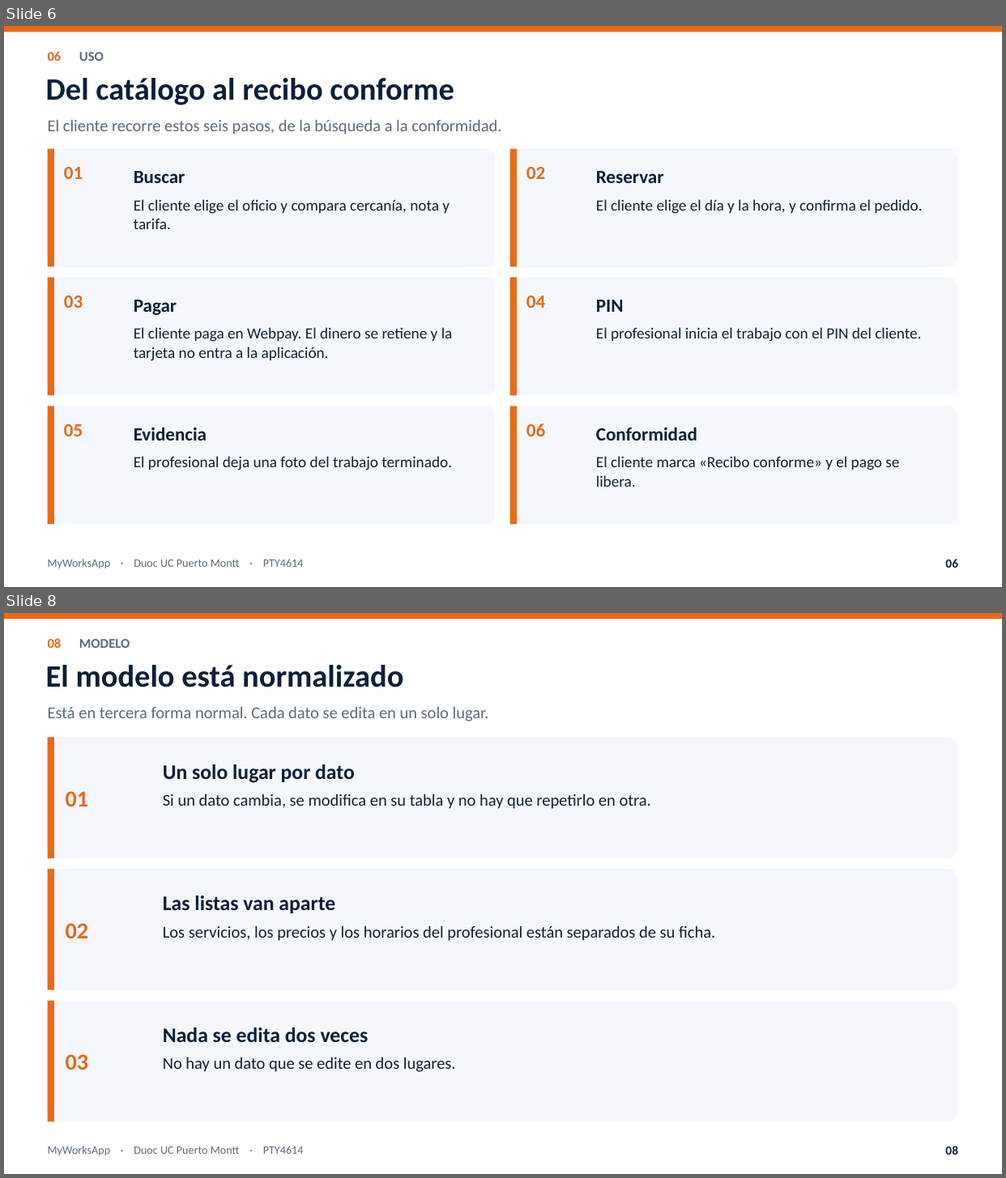
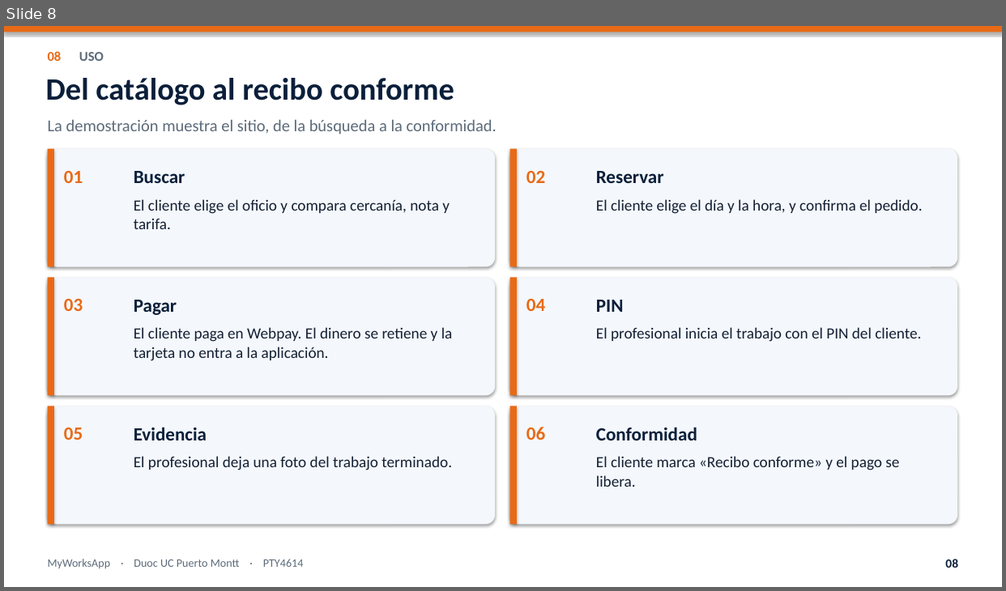
Before and after one commit to nicoussj/Proyecto-Titulo-MyWorksApp, a slide deck: Fase 2/Presentacion_final_MyWorksApp.pptx. Shown one above the other, each under a label of ours: slides 6 and 8 before the commit, slide 8 after it; the slides between them are not shown. The pictures are 1006x1178 and 1006x591 pixels, drawn with LibreOffice and Linux fonts; fonts in the diff are those of the drawing. Boxes give left, top, right and bottom in pixels: in the first picture for what was removed or moved away, otherwise in the second. Text is boxed around its words. In the diff, an @@ line names an element or a change of style, - is before the commit and + after.

```diff
--- a/Fase 2/Presentacion_final_MyWorksApp.pptx
+++ b/Fase 2/Presentacion_final_MyWorksApp.pptx
@@ slide 8 removed at [4,613,1002,1174], background #FFFFFF @@
@@ rectangle removed at [4,613,1002,619] @@
@@ text removed at [48,638,130,648] @@
-08 MODELO
@@ text removed at [46,665,403,688] @@
-El modelo está normalizado
@@ text removed at [48,706,489,722] @@
-Está en tercera forma normal. Cada dato se edita en un solo lugar.
@@ rounded rectangle removed at [48,737,957,858] @@
@@ rectangle removed at [48,737,54,858] @@
@@ text removed at [163,764,355,783] @@
-Un solo lugar por dato
@@ text removed at [66,791,89,807] @@
-01
@@ text removed at [163,794,651,809] @@
-Si un dato cambia, se modifica en su tabla y no hay que repetirlo en otra.
@@ rounded rectangle removed at [48,869,957,990] @@
@@ rectangle removed at [48,869,54,990] @@
@@ text removed at [163,896,335,914] @@
-Las listas van aparte
@@ text removed at [66,923,89,939] @@
-02
@@ text removed at [163,926,715,941] @@
-Los servicios, los precios y los horarios del profesional están separados de su ficha.
@@ rounded rectangle removed at [48,1001,957,1122] @@
@@ rectangle removed at [48,1001,54,1122] @@
@@ text removed at [163,1028,368,1042] @@
-Nada se edita dos veces
@@ text removed at [66,1054,89,1070] @@
-03
@@ text removed at [163,1057,456,1072] @@
-No hay un dato que se edite en dos lugares.
@@ text removed at [48,1146,304,1157] @@
-MyWorksApp · Duoc UC Puerto Montt · PTY4614
@@ text removed at [945,1146,958,1155] @@
-08
@@ what was slide 6 is now slide 8 @@
@@ slide 8 changed as well @@
@@ text at [48,51,104,61]: text changed @@
-06 USO
+08 USO
@@ text at [48,119,496,135]: text changed @@
-El cliente recorre estos seis pasos, de la búsqueda a la conformidad.
+La demostración muestra el sitio, de la búsqueda a la conformidad.
@@ shadow on in 13 elements at [4,26,1002,32], [48,149,495,267], [48,149,54,267], [510,149,957,267], [510,149,517,267], [48,278,495,396], [48,278,54,396], [510,278,957,396], [510,278,517,396], [48,407,495,525], [48,407,54,525], [510,407,957,525], [510,407,517,525] @@
@@ vertical alignment top to middle in 6 elements at [64,171,83,183], [526,171,545,183], [64,299,83,311], [526,299,545,311], [64,428,83,440], [526,427,545,440] @@
@@ text at [945,559,958,568]: text changed @@
-06
+08
```
Also in this commit, not shown: 10 other slides changed, 4 slides added, 1 other slide removed, 3 other files.
